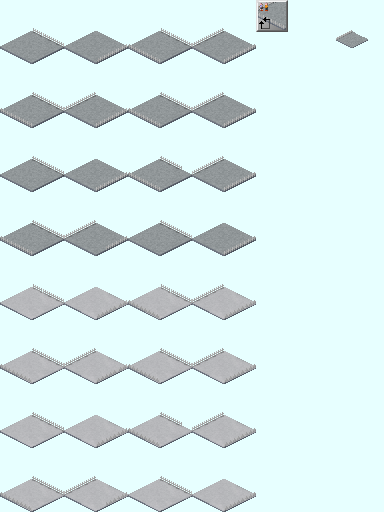
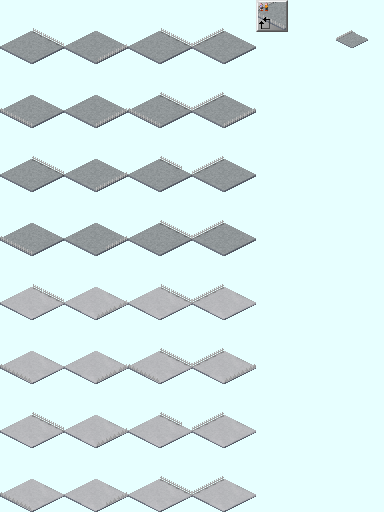
Layer changes from the first 384x512 image to the second:
painted on "貼り付けられたレイヤー #14" over <box>128,428,160,447</box>
painted on "Fences #1" over <box>32,300,256,511</box>
painted on "貼り付けられたレイヤー #9" over <box>128,172,160,191</box>
painted on "Fences" over <box>32,44,256,255</box>
